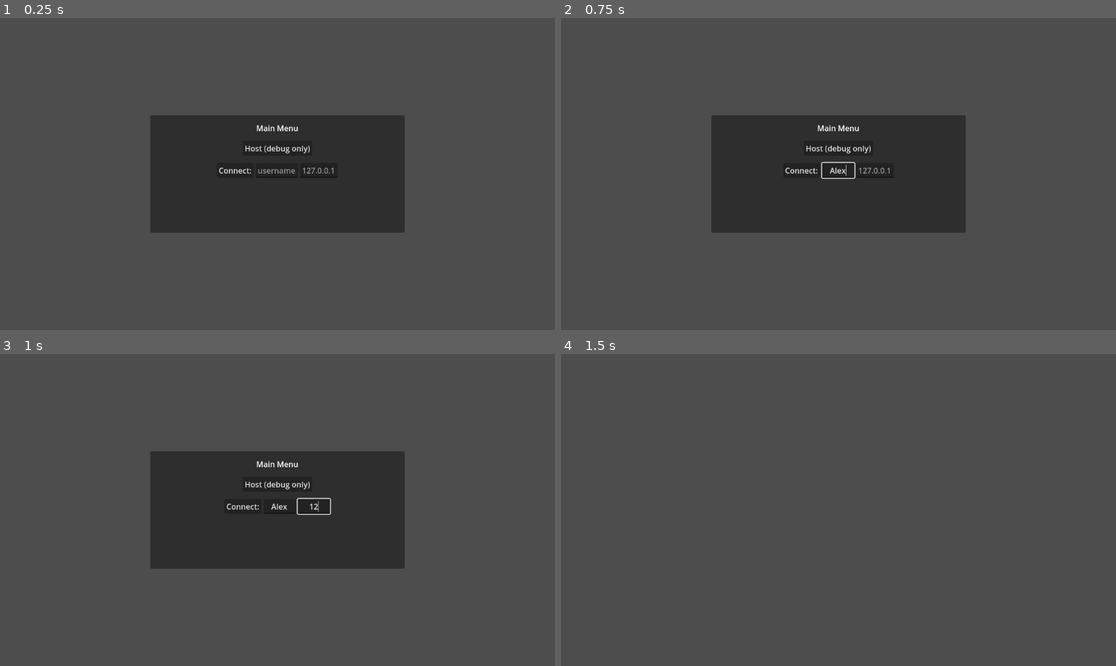
Above: before the commit, frames 1-4 (two rows, left to right).
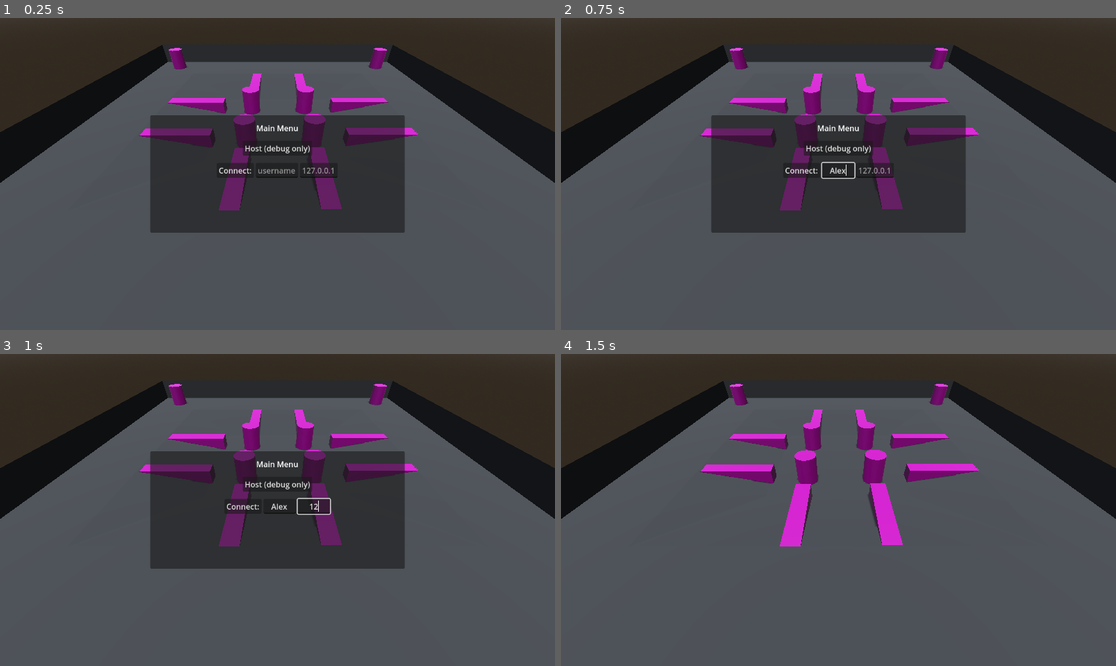
Above: after the commit, the same moments.

Repository: aidan-j-rhoden/plunger
Game: Godot game, scene res://menu/menu.tscn
Same seed, same stepped clock (60 frames per second), same inputs: the game is played once before the commit and once after it.
Inputs (mouse positions are in pixels of both pictures, inside the frame that each line leads up to):
- Up to frame 1 (0.25 s): no input
- Up to frame 2 (0.75 s): click (838, 170) at 0.52 s; type "Alex" at 0.6 s
- Up to frame 3 (1 s): click (316, 506) at 0.75 s; type "12" at 0.83 s
- Up to frame 4 (1.5 s): click "Host (debug only)" at 1.25 s

The runs differ from the first frame. In frame 1, 30% of the frame differs, in the area x 0-100%, y 0-62%; in frame 2, 30%; in frame 3, 30%; in frame 4, 31%.

Commit message:
Add a fancy (not) background to MainMenu

Diff:
--- a/menu/menu.tscn
+++ b/menu/menu.tscn
@@ -1,9 +1,10 @@
-[gd_scene load_steps=5 format=3 uid="uid://g7jnq4sqs63k"]
+[gd_scene load_steps=6 format=3 uid="uid://g7jnq4sqs63k"]
 
 [ext_resource type="Script" path="res://menu/menu.gd" id="1_gwxu1"]
 [ext_resource type="Script" path="res://menu/create.gd" id="2_77crj"]
 [ext_resource type="PackedScene" uid="uid://dm7gtcyppp7f" path="res://world.tscn" id="2_xu3ik"]
 [ext_resource type="Script" path="res://menu/join_button.gd" id="3_5u84s"]
+[ext_resource type="PackedScene" uid="uid://dotxdbaybd76t" path="res://maps/map_test.tscn" id="5_7tp0p"]
 
 [node name="menu" type="Control"]
 layout_mode = 3
@@ -15,6 +16,7 @@
 script = ExtResource("1_gwxu1")
 
 [node name="MainMenu" type="PanelContainer" parent="."]
+visible = false
 layout_mode = 1
 anchors_preset = 15
 anchor_right = 1.0
@@ -71,7 +73,6 @@
 expand_to_text_length = true
 
 [node name="ChoiceMenu" type="PanelContainer" parent="."]
-visible = false
 layout_mode = 1
 anchors_preset = 15
 anchor_right = 1.0
@@ -106,14 +107,15 @@
 layout_mode = 2
 alignment = 1
 item_count = 4
-popup/item_0/text = "Level One"
-popup/item_0/id = 1
-popup/item_1/text = "Level Two"
-popup/item_1/id = 2
-popup/item_2/text = "Level Three"
-popup/item_2/id = 3
-popup/item_3/text = "Level Four"
-popup/item_3/id = 4
+popup/item_0/text = "Level Zero"
+popup/item_0/id = 0
+popup/item_1/text = "Level One"
+popup/item_1/id = 1
+popup/item_2/text = "Level Two"
+popup/item_2/id = 2
+popup/item_3/text = "Level Three"
+popup/item_3/id = 3
+popup/item_3/disabled = true
 
 [node name="create" type="Button" parent="ChoiceMenu/MarginContainer/VBoxContainer/rooms"]
 layout_mode = 2
@@ -125,7 +127,6 @@
 layout_mode = 2
 
 [node name="example_room" type="HBoxContainer" parent="ChoiceMenu/MarginContainer/VBoxContainer/room_lists"]
-visible = false
 layout_mode = 2
 
 [node name="level" type="Label" parent="ChoiceMenu/MarginContainer/VBoxContainer/room_lists/example_room"]
@@ -145,6 +146,13 @@
 
 [node name="World" parent="." instance=ExtResource("2_xu3ik")]
 
+[node name="Background" type="Node3D" parent="."]
+
+[node name="map_test" parent="Background" instance=ExtResource("5_7tp0p")]
+
+[node name="Camera3D" type="Camera3D" parent="Background"]
+transform = Transform3D(1, 0, 0, 0, 0.728275, 0.685285, 0, -0.685285, 0.728275, 0, 17.7746, 31.663)
+
 [connection signal="pressed" from="MainMenu/MarginContainer/VBoxContainer/HBoxContainer2/Host" to="." method="_on_host_pressed"]
 [connection signal="pressed" from="MainMenu/MarginContainer/VBoxContainer/HBoxContainer/connect" to="." method="_on_connect_pressed"]
 [connection signal="pressed" from="ChoiceMenu/MarginContainer/VBoxContainer/rooms/create" to="." method="_on_create_room_pressed"]
